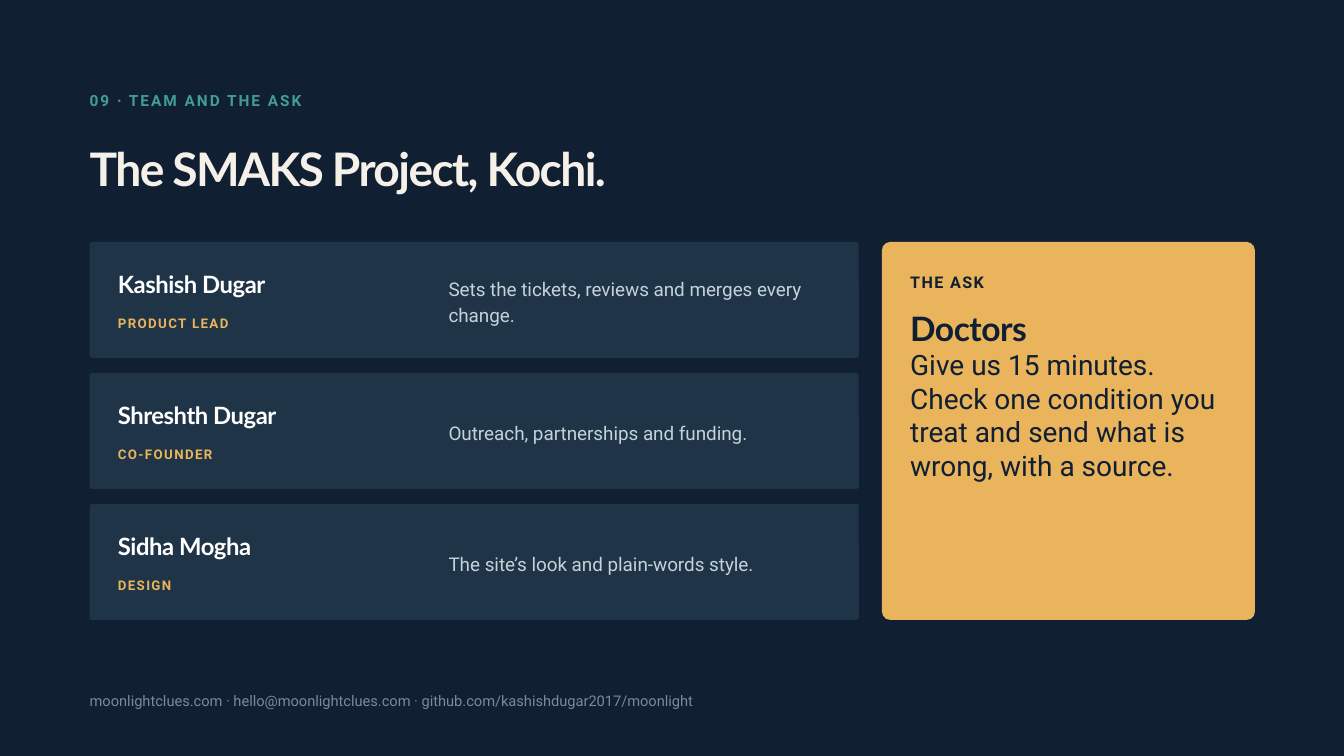
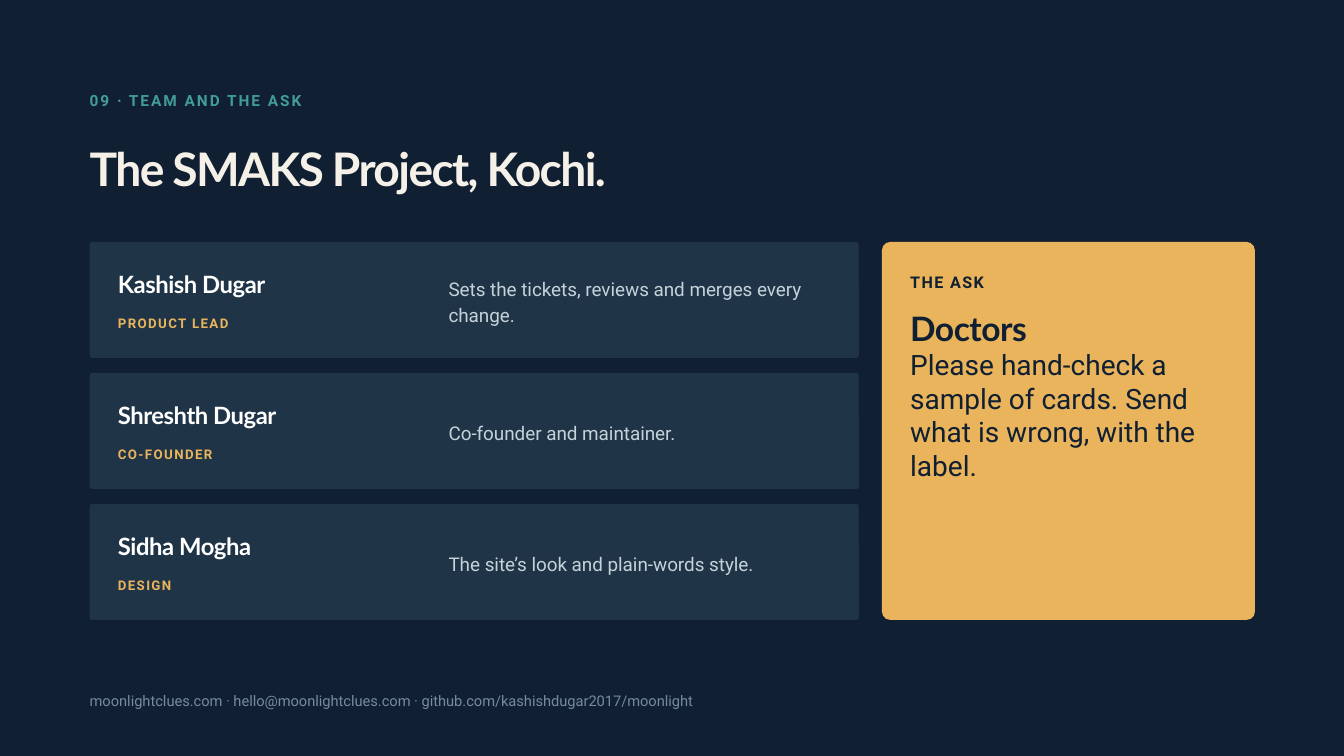
Before and after one commit to Moonlight-Clues/moonlight, a slide deck: slide 11 of docs/pitch/moonlight-deck-doctors-19nov.pptx (slide 10 before the commit). Drawn at 1344x756 pixels with LibreOffice and Linux fonts; fonts in the diff are those of the drawing. Boxes give left, top, right and bottom in pixels: in the first picture for what was removed or moved away, otherwise in the second. Text is boxed around its words. In the diff, an @@ line names an element or a change of style, - is before the commit and + after.

```diff
--- a/docs/pitch/moonlight-deck-doctors-19nov.pptx
+++ b/docs/pitch/moonlight-deck-doctors-19nov.pptx
@@ text at bbox=[910, 354, 1195, 477]: text changed @@
-Give us 15 minutes. Check one condition you treat and send what is wrong, with a source.
+Please hand-check a sample of cards. Send what is wrong, with the label.
@@ text at bbox=[449, 425, 675, 440]: text changed @@
-Outreach, partnerships and funding.
+Co-founder and maintainer.
```
Also in this commit, not shown: 4 other slides changed, 1 slide added, 4 other files.
